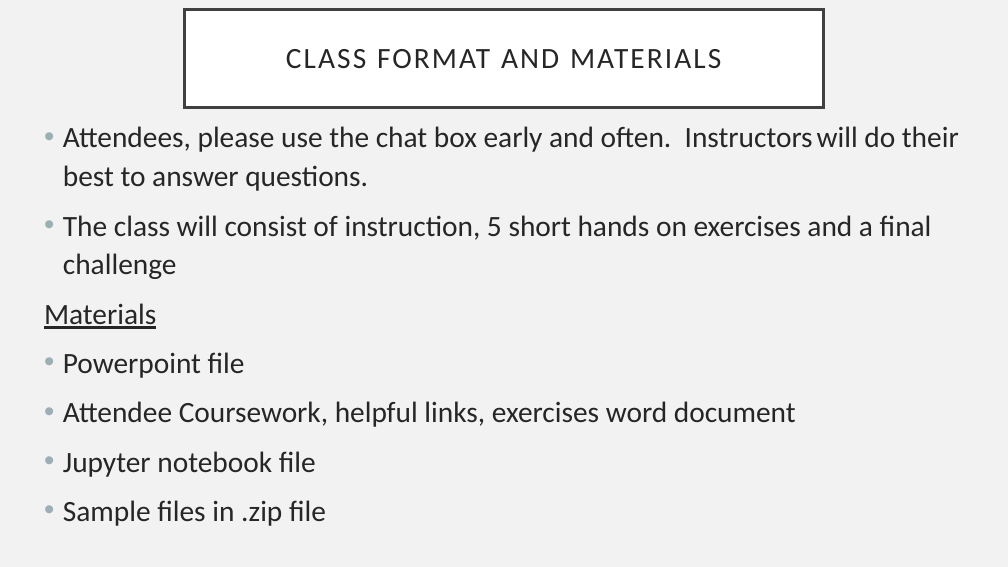
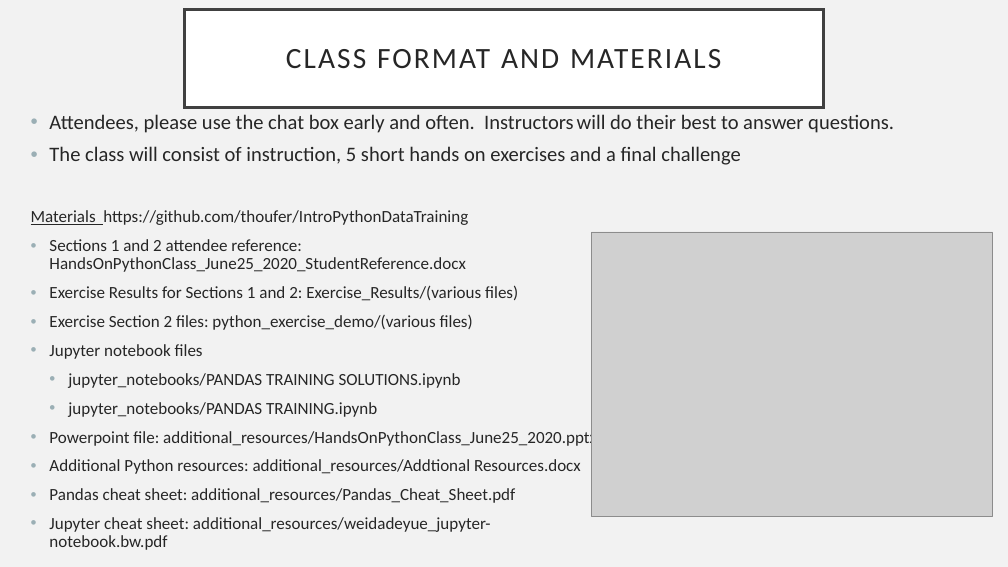
Before and after one commit to thoufer/IntroPythonDataTraining, a slide deck: slide 2 of additional_resources/HandsOnPythonClass_June25_2020.pptx. Drawn at 1008x567 pixels with LibreOffice and Linux fonts; fonts in the diff are those of the drawing; grey boxes stand for pictures. Boxes give left, top, right and bottom in pixels: in the first picture for what was removed or moved away, otherwise in the second. Text is boxed around its words. In the diff, an @@ line names an element or a change of style, - is before the commit and + after.

Commit message:
pptx updates

```diff
--- a/additional_resources/HandsOnPythonClass_June25_2020.pptx
+++ b/additional_resources/HandsOnPythonClass_June25_2020.pptx
@@ text added at (49,114,894,165), 19.6 pt, text #262626 @@
+  • Attendees, please use the chat box early and often. Instructors will do their best to answer questions.
+  • The class will consist of instruction, 5 short hands on exercises and a final challenge
@@ text at (31,210,597,550): text changed; size 28 to 16.1 pt @@
-  • Attendees, please use the chat box early and often. Instructors will do their best to answer questions.
-  • The class will consist of instruction, 5 short hands on exercises and a final challenge
-  Materials
-  • Powerpoint file
-  • Attendee Coursework, helpful links, exercises word document
-  • Jupyter notebook file
-  • Sample files in .zip file
+  Materials https://github.com/thoufer/IntroPythonDataTraining
+  • Sections 1 and 2 attendee reference: HandsOnPythonClass_June25_2020_StudentReference.docx
+  • Exercise Results for Sections 1 and 2: Exercise_Results/(various files)
+  • Exercise Section 2 files: python_exercise_demo/(various files)
+  • Jupyter notebook files
+    • jupyter_notebooks/PANDAS TRAINING SOLUTIONS.ipynb
+    • jupyter_notebooks/PANDAS TRAINING.ipynb
+  • Powerpoint file: additional_resources/HandsOnPythonClass_June25_2020.pptx
+  • Additional Python resources: additional_resources/Addtional Resources.docx
+  • Pandas cheat sheet: additional_resources/Pandas_Cheat_Sheet.pdf
+  • Jupyter cheat sheet: additional_resources/weidadeyue_jupyter-notebook.bw.pdf
@@ picture added at (591,232,993,516) @@
```
Also in this commit, not shown: 18 other slides changed, 3 slides added, 5 slides removed, 5 other files.
